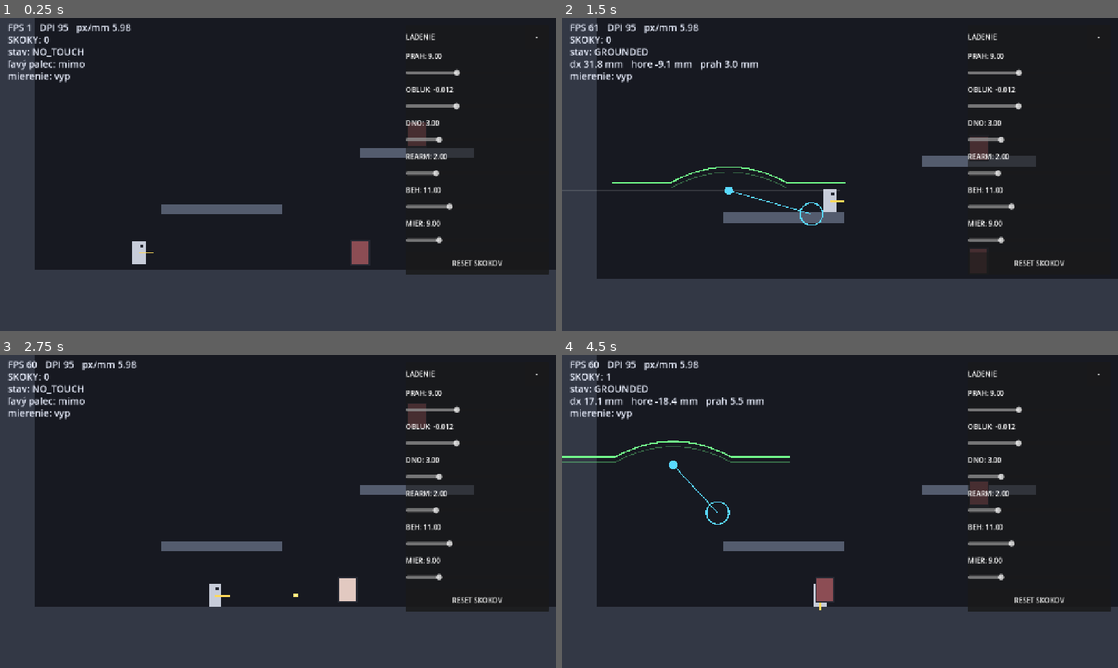
Above: before the commit, frames 1-4 (two rows, left to right).
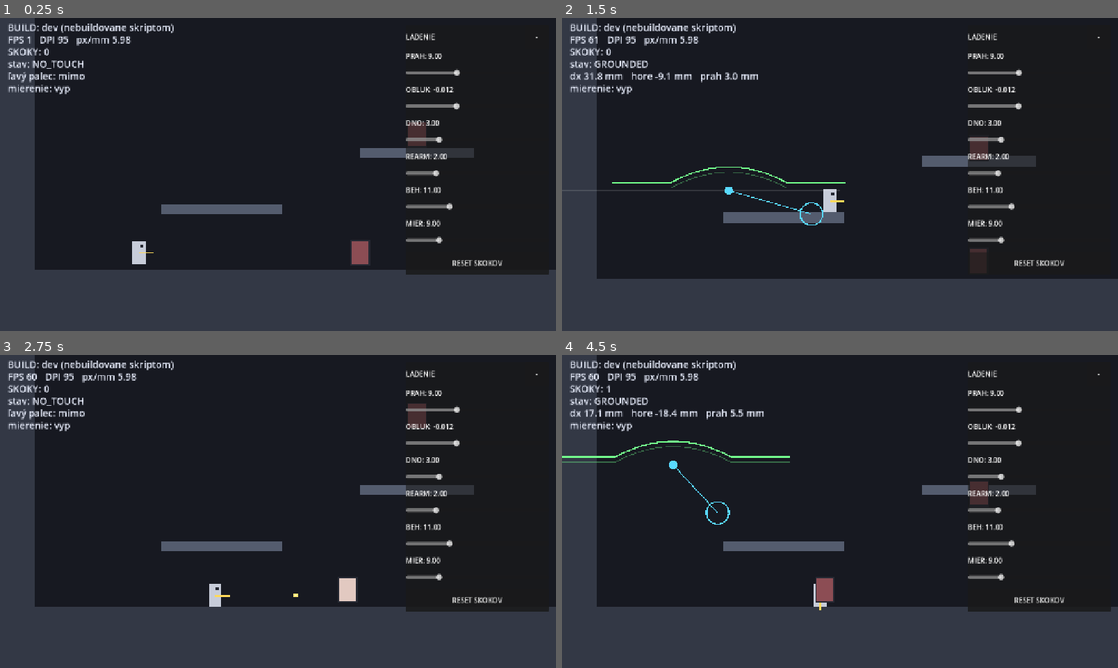
Above: after the commit, the same moments.

Repository: belispav/slavs
Game: Godot game, scene res://scenes/main.tscn
The game is run twice, just before and just after one commit, with the same random seed, the same clock (stepped at 60 frames per second) and the same inputs.
Inputs (mouse positions are in pixels of both pictures, inside the frame that each line leads up to):
- Up to frame 1 (0.25 s): no input
- Up to frame 2 (1.5 s): tap Enter (ui_accept) at 0.5, 0.77 s; move the mouse to (962, 158) at 0.52 s; hold D 0.53-1.25 s; hold Space 0.53-1.25 s; click (962, 158) at 0.67 s; drag from (728, 190) to (979, 262) at 1.27 s
- Up to frame 3 (2.75 s): move the mouse to (333, 442) at 2.02 s; hold A from 2.03 s (still down); hold L from 2.03 s (still down)
- Up to frame 4 (4.5 s): release A at 2.75 s; release L at 2.75 s; drag from (812, 574) to (673, 464) at 2.77 s; move the mouse to (1006, 558) at 3.52 s; hold D 3.53-4.25 s; hold K 3.53-4.25 s; tap Enter (ui_accept) at 3.77 s; drag from (673, 464) to (806, 611) at 4.27 s

The runs differ from the first frame. In frame 1, 1.6% of the frame differs, in the area x 1-32%, y 1-25%; in frame 2, 2.1%; in frame 3, 1.6%; in frame 4, 2.1%, in the area x 1-37%, y 1-25%.

Commit message:
F1: add build stamp shown in-game, -Clean switch for full reinstall

Diff:
--- /dev/null
+++ b/volya/scripts/build_stamp.gd
@@ -0,0 +1,7 @@
+extends RefCounted
+class_name BuildStamp
+
+## Tento riadok prepisuje tools/deploy_android.ps1 pri kazdom builde.
+## Zobrazuje sa vlavo hore v hre, aby bolo vidno, ci v telefone bezi
+## naozaj ten build, ktory sme prave nasadili.
+const STAMP := "dev (nebuildovane skriptom)"
--- a/volya/scripts/debug_overlay.gd
+++ b/volya/scripts/debug_overlay.gd
@@ -224,6 +224,7 @@
 func _draw_hud() -> void:
 	var state_names := ["NO_TOUCH", "GROUNDED", "JUMP_HELD"]
 	var lines := [
+		"BUILD: %s" % BuildStamp.STAMP,
 		"FPS %d   DPI %d   px/mm %.2f" % [
 			Engine.get_frames_per_second(), int(Touch.raw_dpi), Touch.px_per_mm],
 		"SKOKY: %d" % Touch.jump_count,
Not shown, changed: tools/deploy_android.ps1
